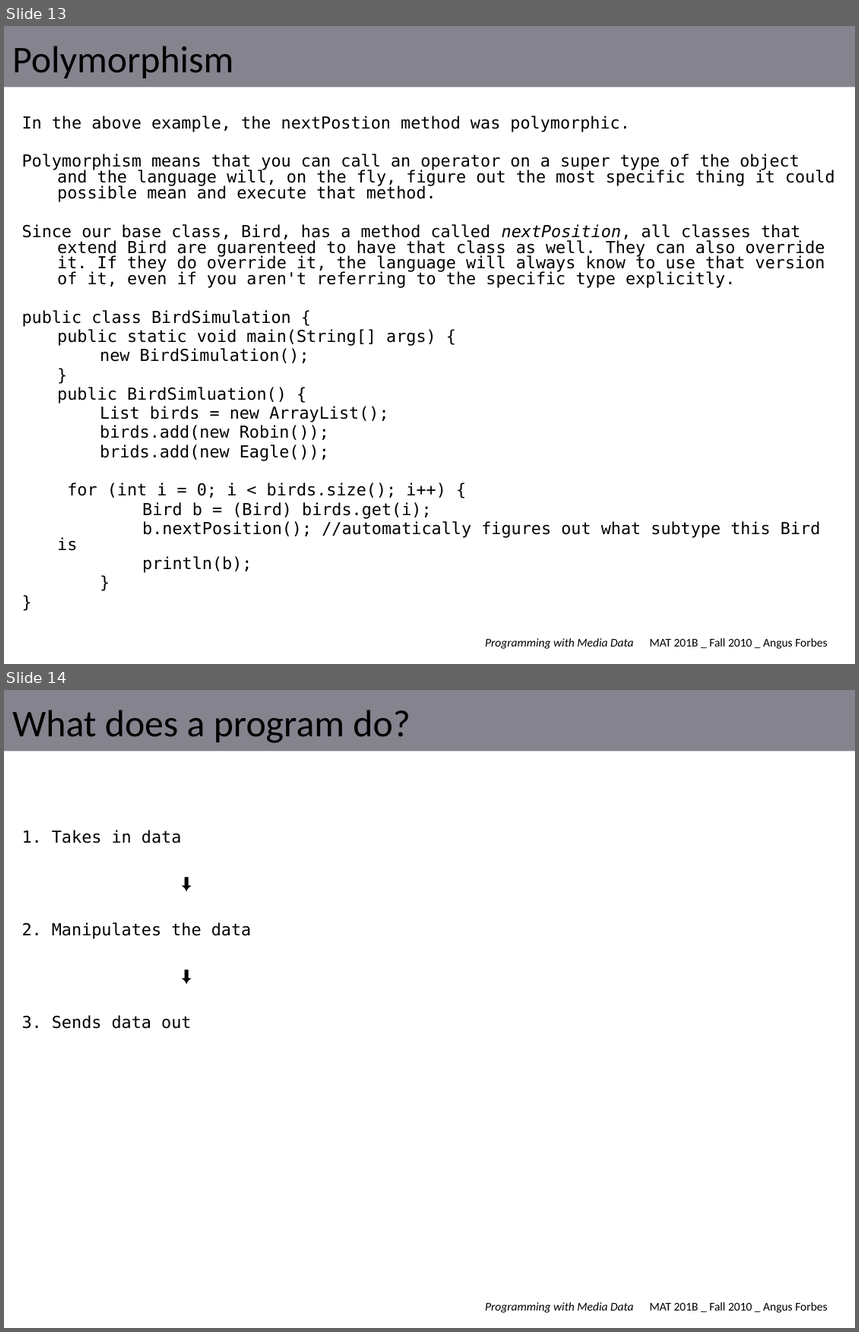
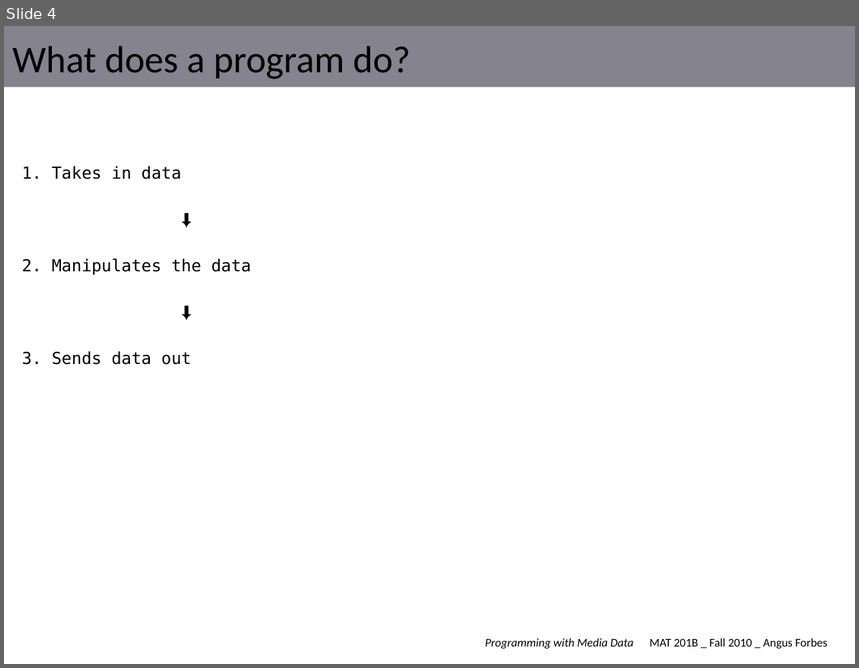
Before and after one commit to angusforbes/mat201b, a slide deck: slides/template.pptx. Shown one above the other, each under a label of ours: slides 13 and 14 before the commit, slide 4 after it. The pictures are 859x1332 and 859x668 pixels, drawn with LibreOffice and Linux fonts; fonts in the diff are those of the drawing. Boxes give left, top, right and bottom in pixels: in the first picture for what was removed or moved away, otherwise in the second. Text is boxed around its words. In the diff, an @@ line names an element or a change of style, - is before the commit and + after.

```diff
--- a/slides/template.pptx
+++ b/slides/template.pptx
@@ slide 13 removed at (4, 26, 855, 664), background #FFFFFF; not listed: 2 template elements that a slide beside it also shows @@
@@ title removed at (12, 46, 234, 78) @@
-Polymorphism
@@ text removed at (22, 116, 835, 573) @@
-In the above example, the nextPostion method was polymorphic.
-Polymorphism means that you can call an operator on a super type of the object and the language will, on the fly, figure out the most specific thing it could possible mean and execute that method.
-Since our base class, Bird, has a method called nextPosition, all classes that extend Bird are guarenteed to have that class as well. They can also override it. If they do override it, the language will always know to use that version of it, even if you aren't referring to the specific type explicitly.
-public class BirdSimulation {
-public static void main(String[] args) {
-new BirdSimulation();
-}
-public BirdSimluation() {
-List birds = new ArrayList();
-birds.add(new Robin());
-brids.add(new Eagle());
-for (int i = 0; i < birds.size(); i++) {
-Bird b = (Bird) birds.get(i);
-b.nextPosition(); //automatically figures out what subtype this Bird is
-println(b);
-}
-}
@@ what was slide 14 is now slide 4 @@
```
Also in this commit, not shown: 3 slides changed, 9 other slides removed, 16 other files.
